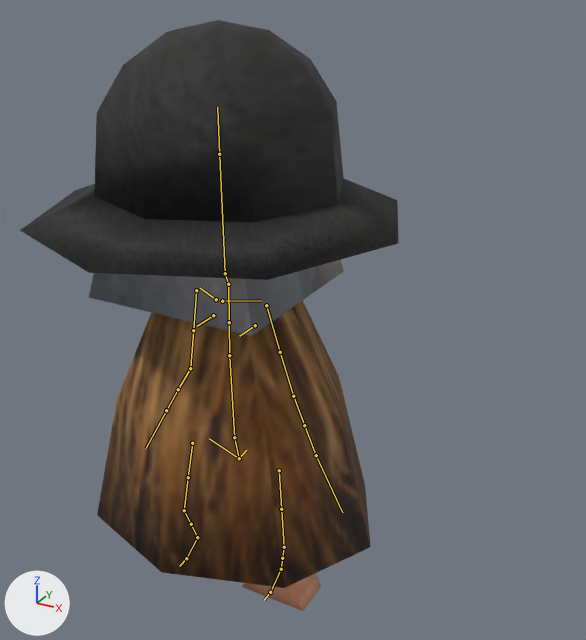
The Blender file pocket-ronin/yokai-grunt.blend as it was, and as the next commit left it.
Before and after are seen from a 50 mm camera at (2.54, -3.8, 3.91) aimed at (-0.26, 1.29, 1.36). Lighting does not change. The marker at lower left points along +X, +Y and +Z. The older version comes first. The bones that change, and the others that lie on the model, are drawn over the model as lines.

In view in the first picture: 'body', 'hat', 'head', 'leg.r'.
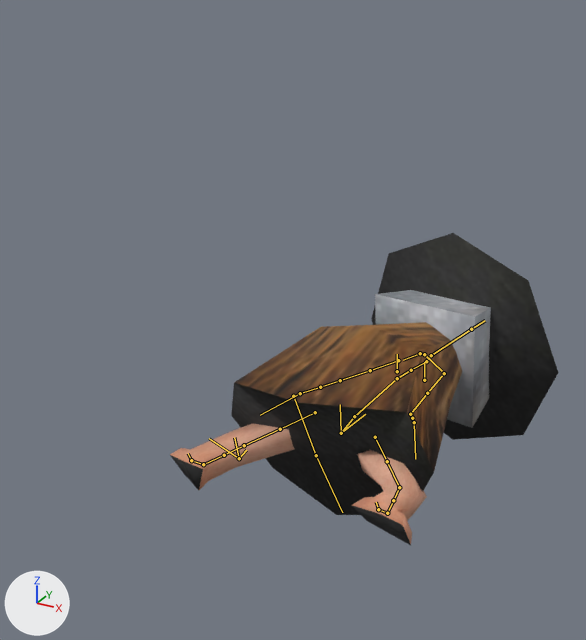
The newer file adds an action. The first version stands in its rest pose; the second is drawn at frame 14 of the action 'death'.

The edits, one by one:
Bone 'root' (bone_root) moves from (0.0, 0.0, 0.0) to (-0.059, 0.413, 0.308).
Bone 'root' (bone_root) turns from (0, 0, 0) to (-36, -1, -4) degrees about its own x, y and z.
Bone 'torso' (bone_torso) moves from (0.0, 0.0, 0.0) to (0.016, 0.946, -0.155).
Bone 'torso' (bone_torso) turns from (0, 0, 0) to (-52, 3, -12) degrees about its own x, y and z.
Bone 'chest' (bone_chest) turns from (0, 0, 0) to (-3, -2, 2) degrees about its own x, y and z.
Bone 'spine_fk.001' (bone_spine_fk_001) turns from (0, 0, 0) to (8, 2, -1) degrees about its own x, y and z.
Bone 'hand_ik.L' (bone_hand_ik_l) moves from (0.0, 0.0, 0.0) to (0.019, 0.954, -0.172).
Bone 'hand_ik.L' (bone_hand_ik_l) turns from (0, 0, 0) to (25, -6, -27) degrees about its own x, y and z.
Bone 'hand_ik.R' (bone_hand_ik_r) moves from (0.0, 0.0, 0.0) to (0.025, 1.069, -0.2).
Bone 'hand_ik.R' (bone_hand_ik_r) turns from (0, 0, 0) to (24, 18, 24) degrees about its own x, y and z.
Bone 'foot_ik.L' (bone_foot_ik_l) moves from (0.0, 0.0, 0.0) to (0.314, 0.84, 0.043).
Bone 'foot_ik.L' (bone_foot_ik_l) turns from (0, 0, 0) to (-36, -1, -6) degrees about its own x, y and z.
Bone 'foot_ik.R' (bone_foot_ik_r) moves from (0.0, 0.0, 0.0) to (-0.658, 0.649, -0.085).
Bone 'foot_ik.R' (bone_foot_ik_r) turns from (0, 0, 0) to (-36, -1, -6) degrees about its own x, y and z.

Pixel boxes [x1, y1, x2, y2] of what changed, in the pictures (586 x 640 px):
'hat', posed (51% narrower, 20% shorter): before [20, 20, 399, 280]; after [371, 233, 558, 440]
'body', posed: before [97, 300, 370, 588]; after [231, 322, 462, 515]
'head', posed: before [89, 260, 344, 336]; after [375, 290, 491, 428]
'leg.r', posed: before [242, 573, 321, 611]; after [170, 424, 427, 545]
